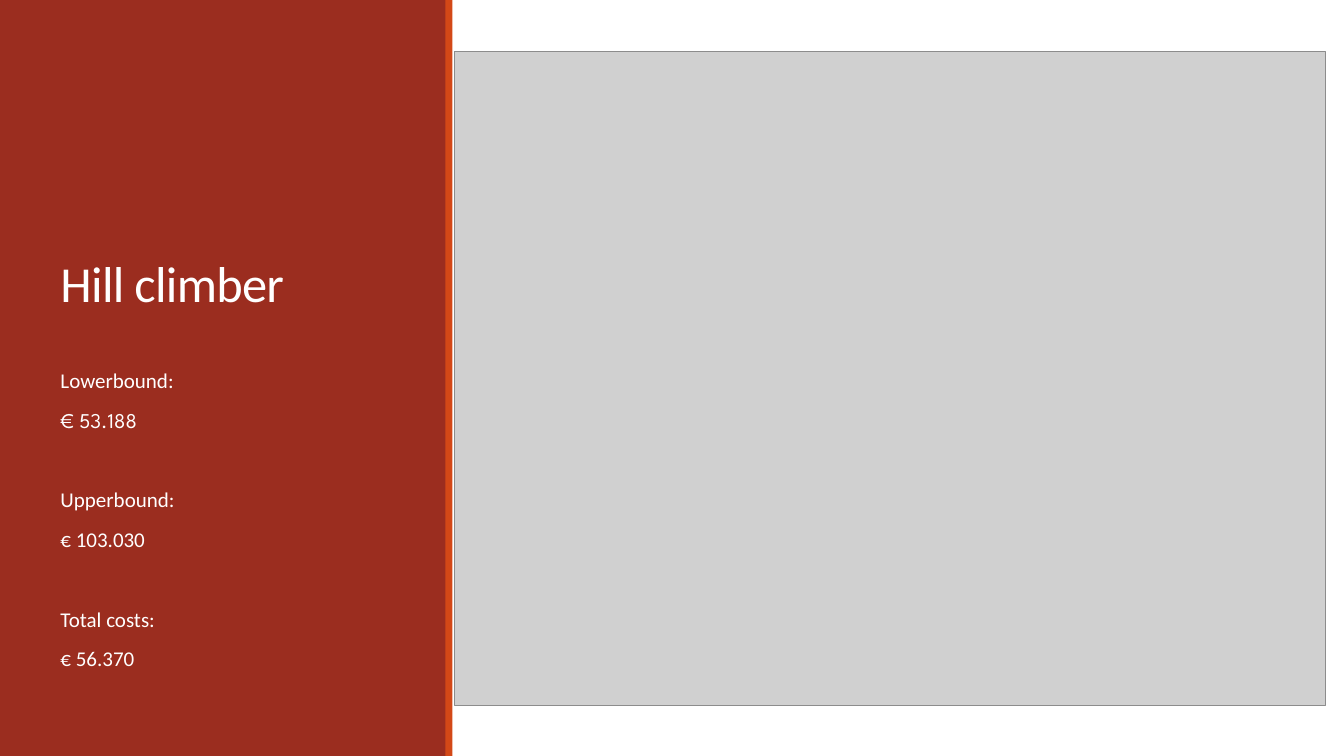
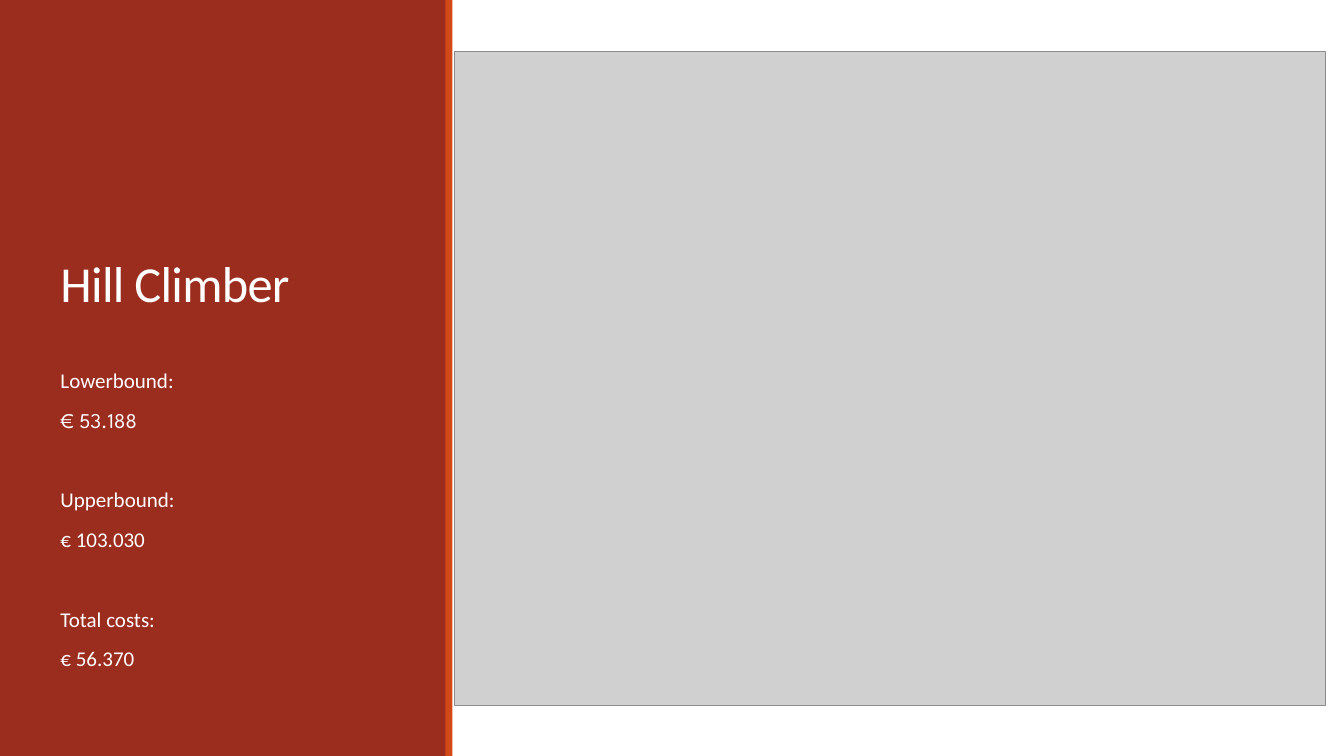
Before and after one commit to broekm006/SmartGrid, a slide deck: slide 16 of eindpresentatie.pptx (slide 15 before the commit). Drawn at 1344x756 pixels with LibreOffice and Linux fonts; fonts in the diff are those of the drawing; grey boxes stand for pictures. Boxes give left, top, right and bottom in pixels: in the first picture for what was removed or moved away, otherwise in the second. Text is boxed around its words. In the diff, an @@ line names an element or a change of style, - is before the commit and + after.

```diff
--- a/eindpresentatie.pptx
+++ b/eindpresentatie.pptx
@@ title at (x1=60, y1=267, x2=289, y2=303): text changed @@
-Hill climber
+Hill Climber
```
Also in this commit, not shown: 2 other slides changed, 3 slides added.
